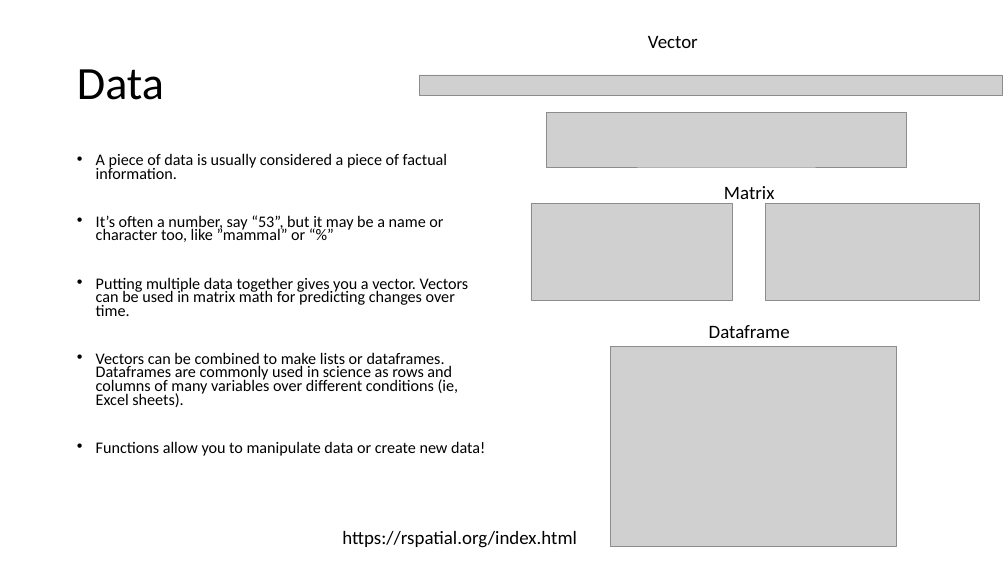
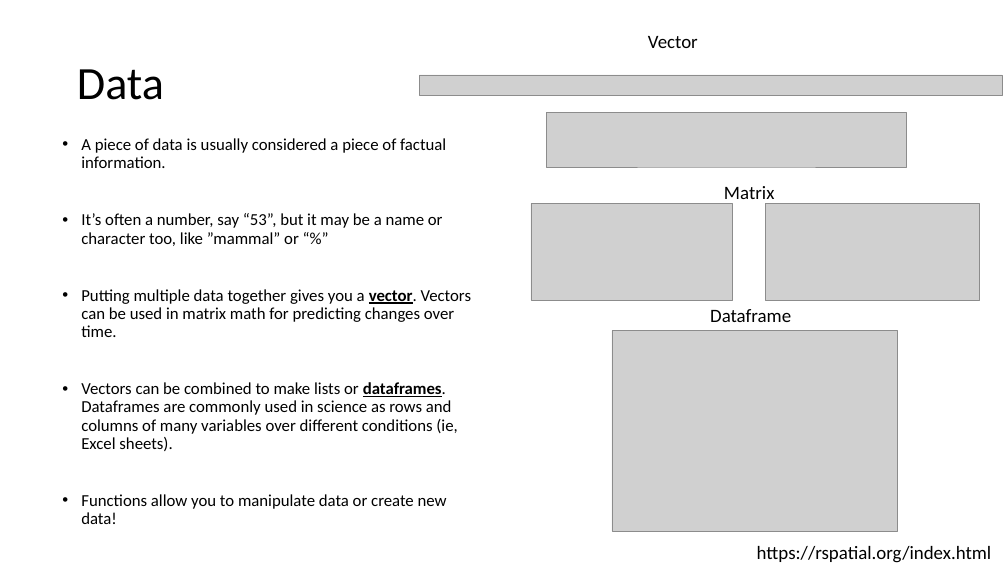
Before and after one commit to paleomammals/biodata_shortcourse, a slide deck: slide 5 of paleomammals_ShortCourse_repaired.pptx (slide 4 before the commit). Drawn at 1008x567 pixels with LibreOffice and Linux fonts; fonts in the diff are those of the drawing; grey boxes stand for pictures. Boxes give left, top, right and bottom in pixels: in the first picture for what was removed or moved away, otherwise in the second. Text is boxed around its words. In the diff, an @@ line names an element or a change of style, - is before the commit and + after.

```diff
--- a/paleomammals_ShortCourse_repaired.pptx
+++ b/paleomammals_ShortCourse_repaired.pptx
@@ text "A piece of data is ...": place and size @@
-text "A piece of data is ..." at bbox=[96, 153, 485, 456]
+text "A piece of data is ..." at bbox=[81, 138, 471, 524]
@@ text "A piece of data is ..." at bbox=[81, 138, 471, 524]: size 15.4 to 16 pt; bold on, underline on in "vector.", "dataframes."; line spacing 0.7 to 0.9 @@
@@ text "Dataframe": place and size @@
-text "Dataframe" at bbox=[709, 325, 790, 338]
+text "Dataframe" at bbox=[710, 309, 791, 322]
@@ picture: place and size @@
-picture at bbox=[611, 346, 897, 547]
+picture at bbox=[613, 331, 898, 532]
@@ text "https://rspatial.org/index.html": place and size @@
-text "https://rspatial.org/index.html" at bbox=[342, 531, 577, 548]
+text "https://rspatial.org/index.html" at bbox=[757, 546, 992, 563]
```
Also in this commit, not shown: 13 other slides changed, 1 slide added, 2 slides removed, 8 other files.
